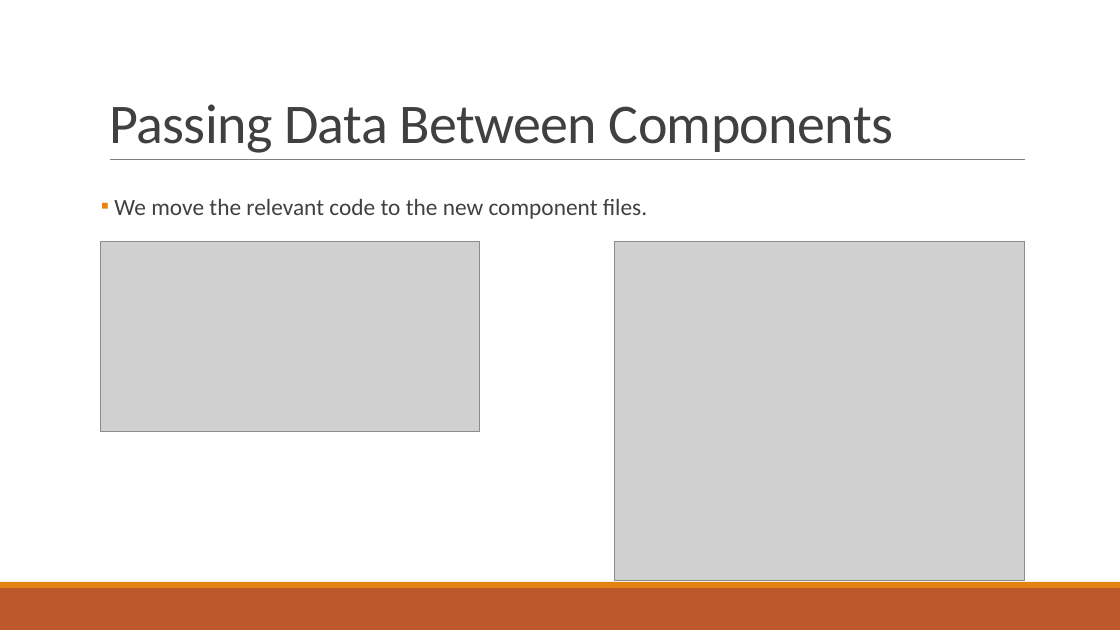
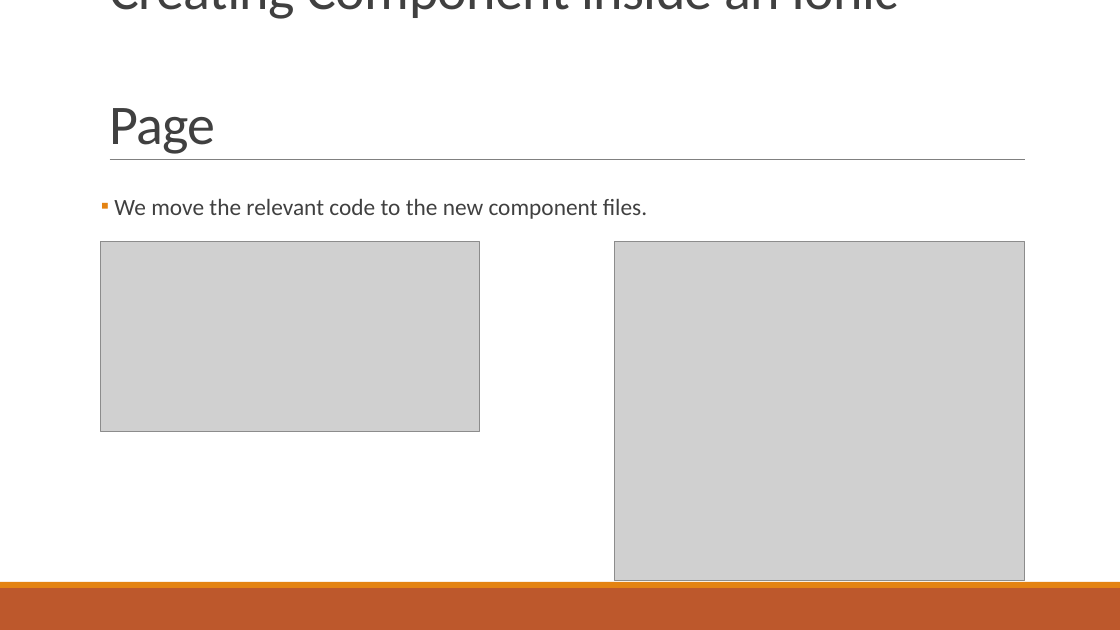
Before and after one commit to alamgirqazi/mobile-application-development-course, a slide deck: slide 4 of lecture 10/Lecture 10 - Mobile Application Development.pptx (slide 5 before the commit). Drawn at 1120x630 pixels with LibreOffice and Linux fonts; fonts in the diff are those of the drawing; grey boxes stand for pictures. Boxes give left, top, right and bottom in pixels: in the first picture for what was removed or moved away, otherwise in the second. Text is boxed around its words. In the diff, an @@ line names an element or a change of style, - is before the commit and + after.

```diff
--- a/lecture 10/Lecture 10 - Mobile Application Development.pptx
+++ b/lecture 10/Lecture 10 - Mobile Application Development.pptx
@@ title at [109, 0, 898, 154]: text changed @@
-Passing Data Between Components
+Creating Component inside an Ionic Page
```
Also in this commit, not shown: 6 other slides changed, 1 slide removed, 1 other file.
